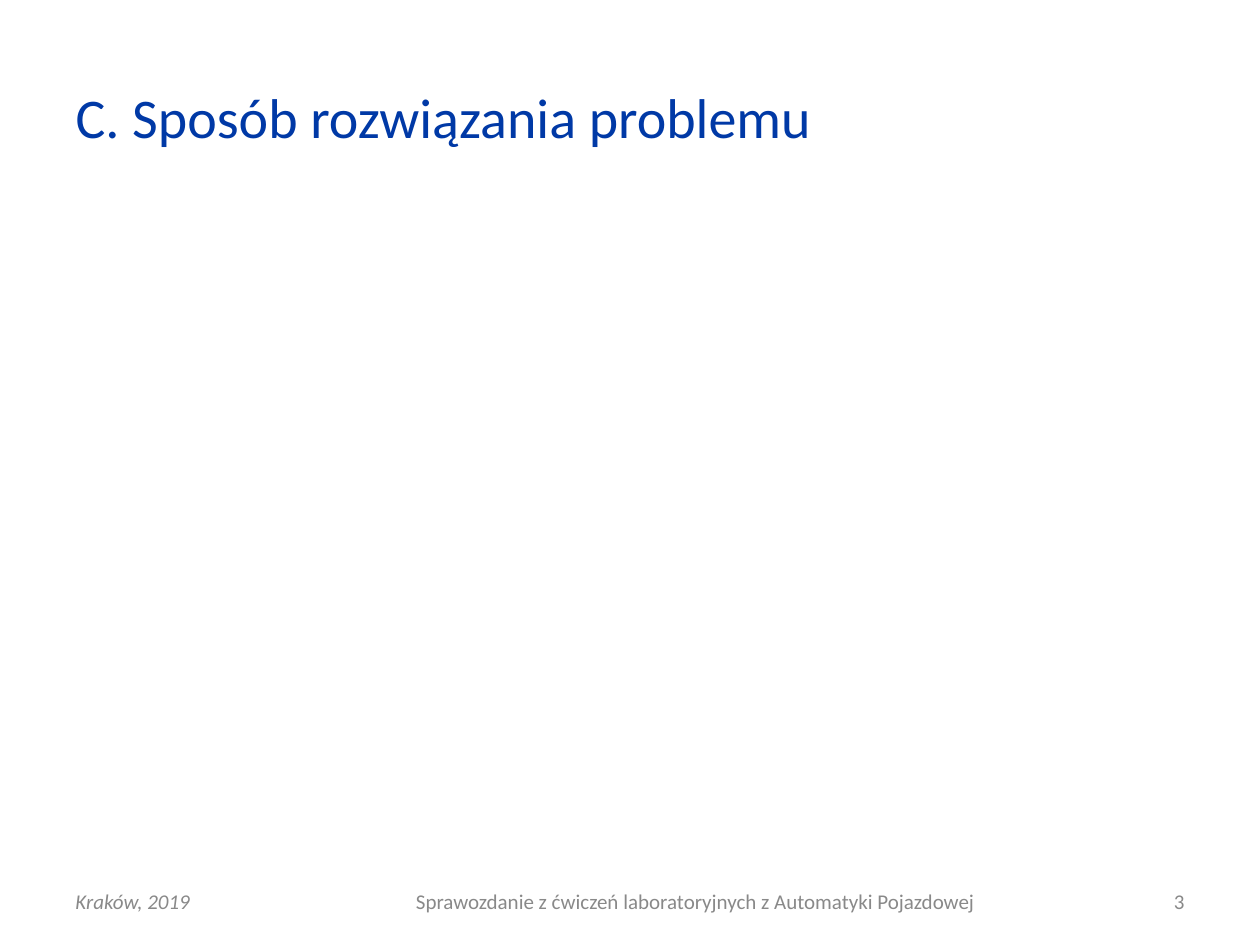
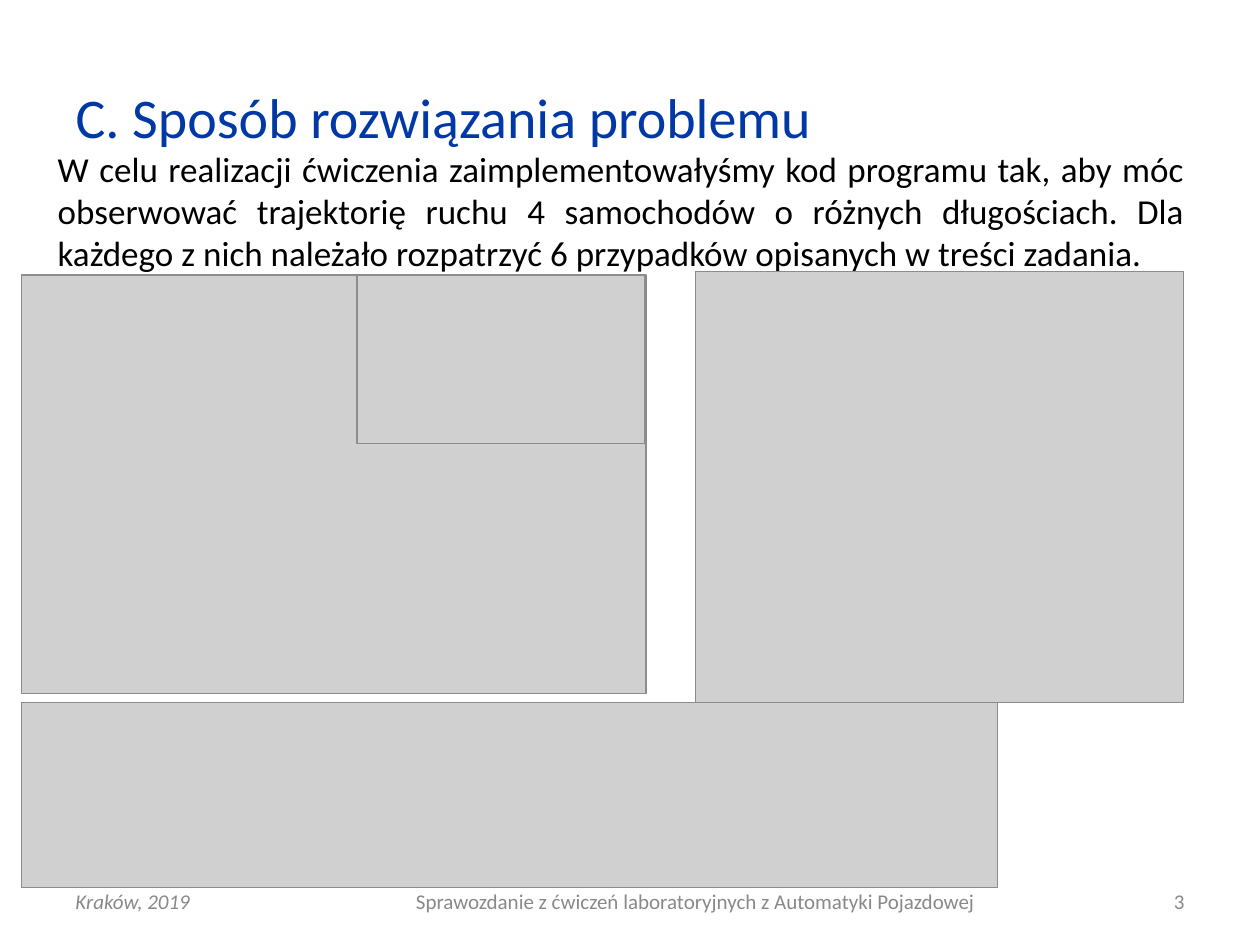
Before and after one commit to elfsonix/Automatyka-Pojazdowa, a slide deck: slide 3 of Lab2/AP_L13_20190605_0930_G03.ppt. Drawn at 1260x945 pixels with LibreOffice and Linux fonts; fonts in the diff are those of the drawing; grey boxes stand for pictures. Boxes give left, top, right and bottom in pixels: in the first picture for what was removed or moved away, otherwise in the second. Text is boxed around its words. In the diff, an @@ line names an element or a change of style, - is before the commit and + after.

Commit message:
rozwiązanie problemu + pdf

```diff
--- a/Lab2/AP_L13_20190605_0930_G03.ppt
+++ b/Lab2/AP_L13_20190605_0930_G03.ppt
@@ text added at bbox=[58, 157, 1183, 275], 20 pt, text #000000 @@
+W celu realizacji ćwiczenia zaimplementowałyśmy kod programu tak, aby móc obserwować trajektorię ruchu 4 samochodów o różnych długościach. Dla każdego z nich należało rozpatrzyć 6 przypadków opisanych w treści zadania.
@@ picture added at bbox=[21, 275, 646, 693] @@
@@ picture added at bbox=[357, 275, 644, 444] @@
@@ picture added at bbox=[696, 271, 1183, 702] @@
@@ picture added at bbox=[21, 703, 998, 887] @@
```
Also in this commit, not shown: 3 other files.
